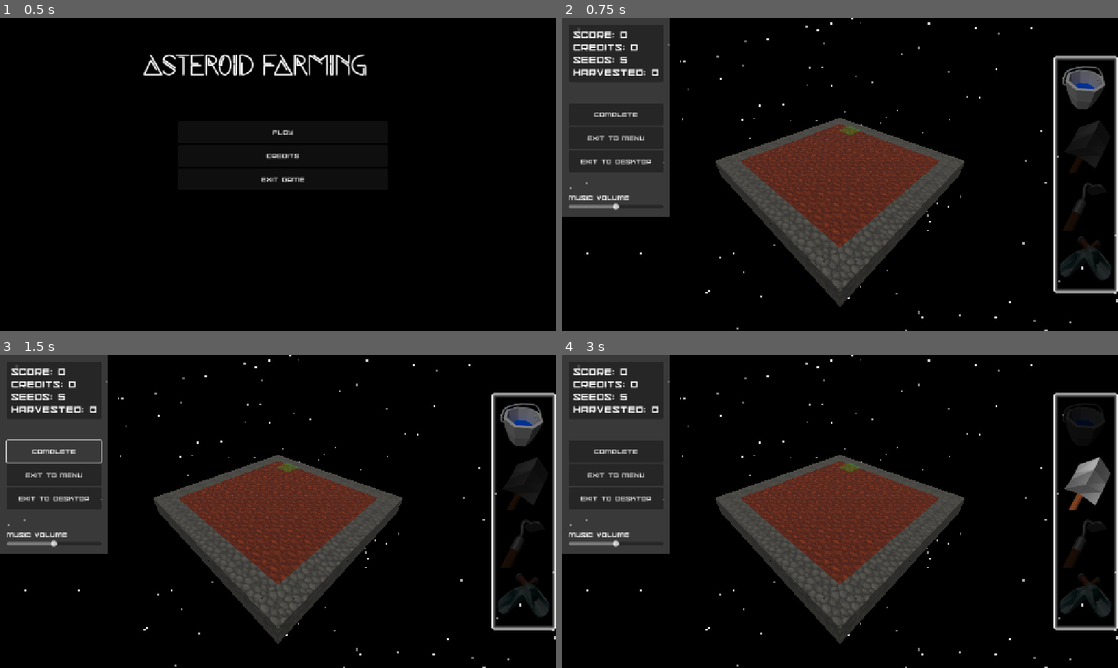
Above: before the commit, frames 1-4 (two rows, left to right).
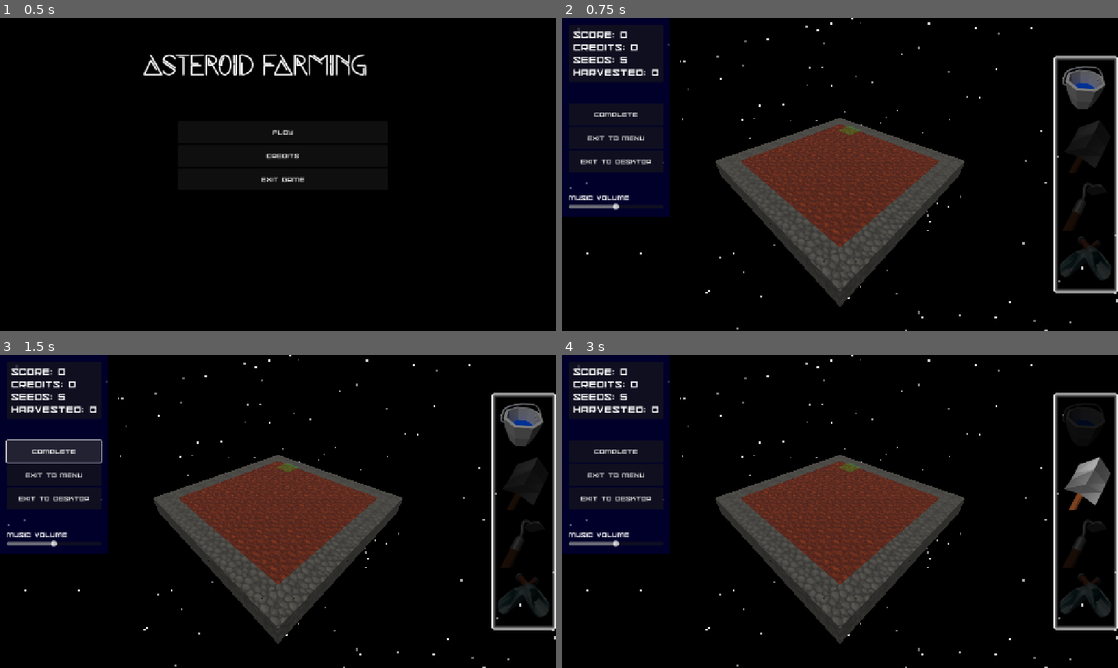
Above: after the commit, the same moments.

Repository: 100-Devs-1-Game/AsteroidFarming
Game: Godot game, scene res://scenes/rootscene.tscn
Same seed, same stepped clock (60 frames per second), same inputs: the game is played once before the commit and once after it.
Inputs (mouse positions are in pixels of both pictures, inside the frame that each line leads up to):
- Up to frame 1 (0.5 s): no input
- Up to frame 2 (0.75 s): click "Play" at 0.5 s
- Up to frame 3 (1.5 s): click "Complete" at 1.25 s
- Up to frame 4 (3 s): click (1084, 423) at 2 s; click (1084, 483) at 2.75 s

Frame 1 is identical in both runs. In frame 2, 5.6% of the frame differs, in the area x 0-20%, y 0-64%; in frame 3, 5.5%; in frame 4, 5.6%.

Commit message:
Blue panels

Diff:
--- a/src/scenes/game_menu.tscn
+++ b/src/scenes/game_menu.tscn
@@ -9,7 +9,7 @@
 [ext_resource type="Texture2D" uid="uid://vfaiwwpl7ne4" path="res://assets/art/collector_icon.png" id="8_laclm"]
 
 [sub_resource type="StyleBoxFlat" id="StyleBoxFlat_0b27c"]
-bg_color = Color(0.3372549, 0.3372549, 0.3372549, 0.6627451)
+bg_color = Color(0, 0, 0.25490198, 0.64705884)
 
 [sub_resource type="LabelSettings" id="LabelSettings_0b27c"]
 font = ExtResource("2_p4b25")
--- a/src/scenes/shop_ui.tscn
+++ b/src/scenes/shop_ui.tscn
@@ -5,8 +5,8 @@
 [ext_resource type="AudioStream" uid="uid://bst62tbgdvbmr" path="res://external/sfx/buy.mp3" id="3_crtus"]
 [ext_resource type="AudioStream" uid="uid://bhuxa27cdypjk" path="res://external/sfx/cash.mp3" id="4_epbsd"]
 
-[sub_resource type="StyleBoxFlat" id="StyleBoxFlat_oixfk"]
-bg_color = Color(0.22745098, 0.22745098, 0.22745098, 0.50980395)
+[sub_resource type="StyleBoxFlat" id="StyleBoxFlat_crtus"]
+bg_color = Color(0, 0, 0.25490198, 0.64705884)
 
 [sub_resource type="LabelSettings" id="LabelSettings_oixfk"]
 font = ExtResource("1_fs6yy")
@@ -50,7 +50,7 @@
 offset_bottom = 20.0
 grow_horizontal = 2
 grow_vertical = 2
-theme_override_styles/panel = SubResource("StyleBoxFlat_oixfk")
+theme_override_styles/panel = SubResource("StyleBoxFlat_crtus")
 script = ExtResource("1_oixfk")
 
 [node name="MarginContainer" type="MarginContainer" parent="."]
